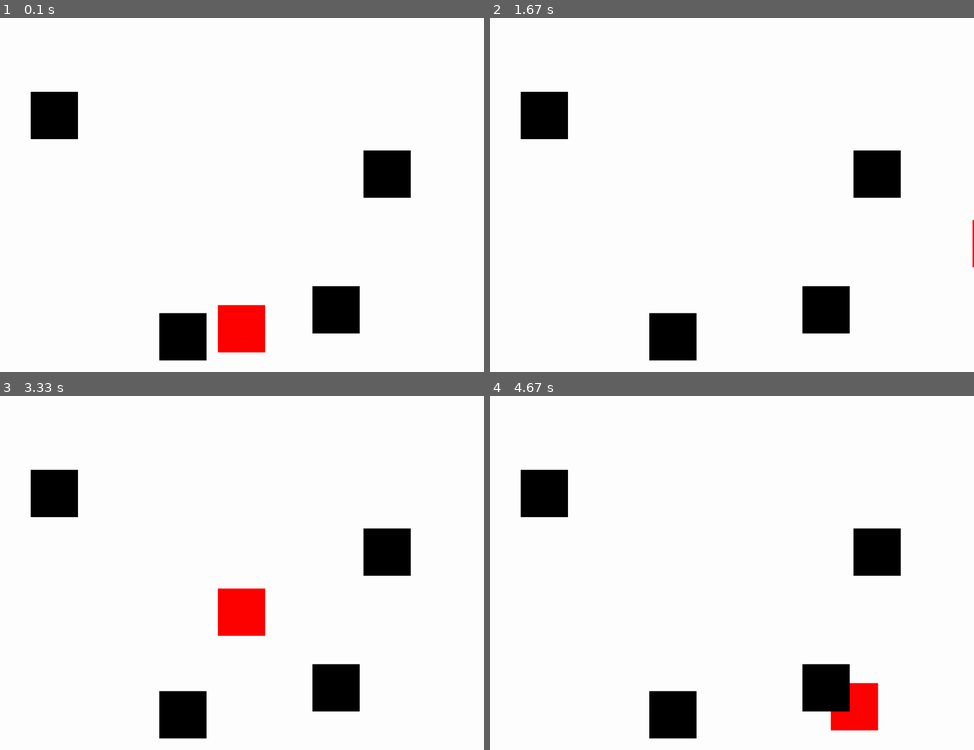
Above: before the commit, frames 1-4 (two rows, left to right).
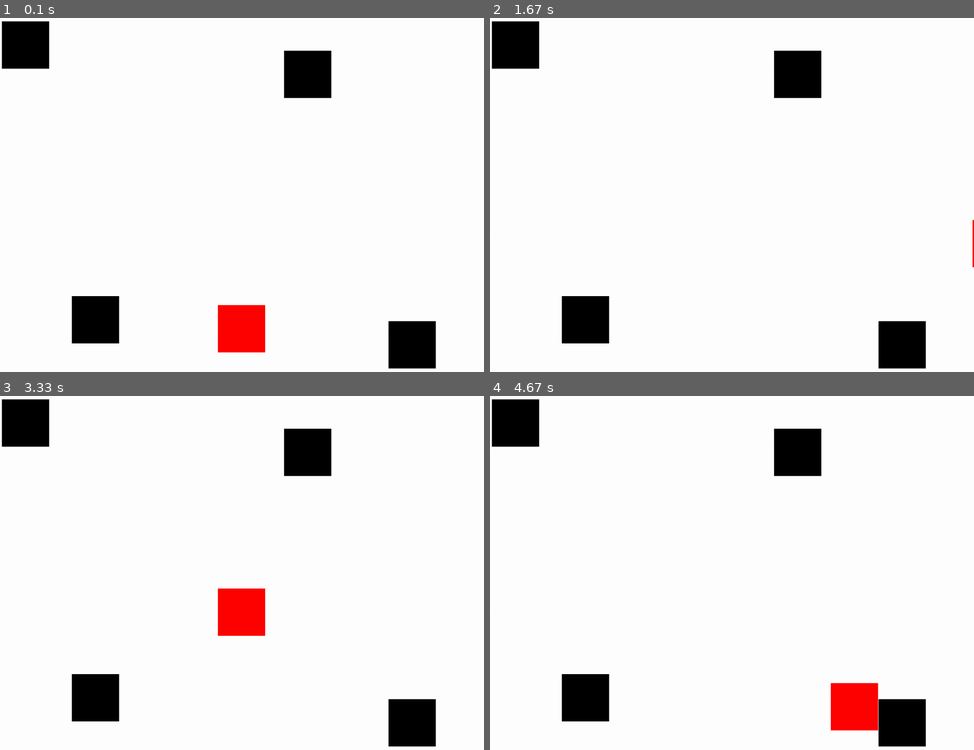
Above: after the commit, the same moments.

Repository: esserafael/python-learning-stuff
Game: pygame game, started from PyGame/collision.py
The game is run twice, just before and just after one commit, with the same random seed, the same clock (stepped at 60 frames per second) and the same inputs.
Inputs:
- Up to frame 1 (0.1 s): no input
- Up to frame 2 (1.67 s): hold Right 0.33-0.8 s; hold Up 0.83-1.13 s; hold Right 1.17-1.63 s
- Up to frame 3 (3.33 s): hold Left 1.67-2.2 s; hold Down 2.23-2.53 s; hold Left 2.57-2.97 s; hold Up from 3 s (still down)
- Up to frame 4 (4.67 s): release Up at 3.37 s; hold Right 3.4-4.03 s; hold Down 4.07-4.43 s; hold Left from 4.47 s (still down)

The runs differ from the first frame. In frame 1, 11% of the frame differs, in the area x 0-91%, y 0-100%; in frame 2, 11%; in frame 3, 11%; in frame 4, 11%.

Commit message:
Create list with List Comprehension

Diff:
--- a/PyGame/collision.py
+++ b/PyGame/collision.py
@@ -2,7 +2,7 @@
 import time
 import random
 
-class CreatedFormData:
+class FormData:
     def __init__(self, name: str, x: int, y: int, width: int, height: int, color: str):
         self.name = name
         self.x = x
@@ -53,14 +53,21 @@
     form_y_change = 0
     form_move_speed = 10
 
-    other_forms = []
+    #other_forms = []
     total_other_forms = 4
 
-    total_forms_generated = 0
+    #total_forms_generated = 0
+    #while total_forms_generated < total_other_forms:
+    #    other_forms.append(CreatedFormData("block_{}".format(total_forms_generated), random.randrange(0, display_width - 100), random.randrange(0, display_height - 100), 100, 100, black))
+    #    total_forms_generated += 1
 
-    while total_forms_generated < total_other_forms:
-        other_forms.append(CreatedFormData("block_{}".format(total_forms_generated), random.randrange(0, display_width - 100), random.randrange(0, display_height - 100), 100, 100, black))
-        total_forms_generated += 1
+    other_forms = [
+        (FormData(
+            "block_{}".format(form),
+            random.randrange(0, display_width - 100),
+            random.randrange(0, display_height - 100), 100, 100,
+            black))
+            for form in range(total_other_forms)]
 
     print(other_forms)
 
@@ -94,6 +101,7 @@
             for form in other_forms:
                 draw_block(form.x, form.y, form.width, form.height, form.color)
 
+
         #print(blocks_generated)
 
         pygame.display.update()
